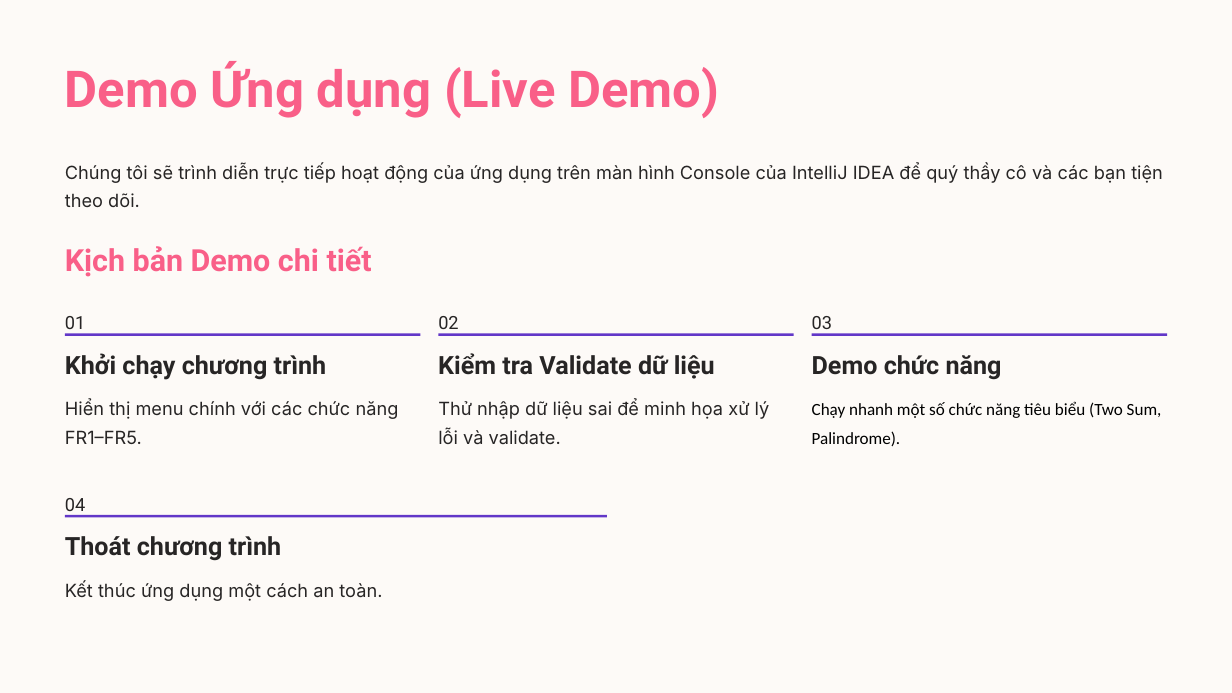
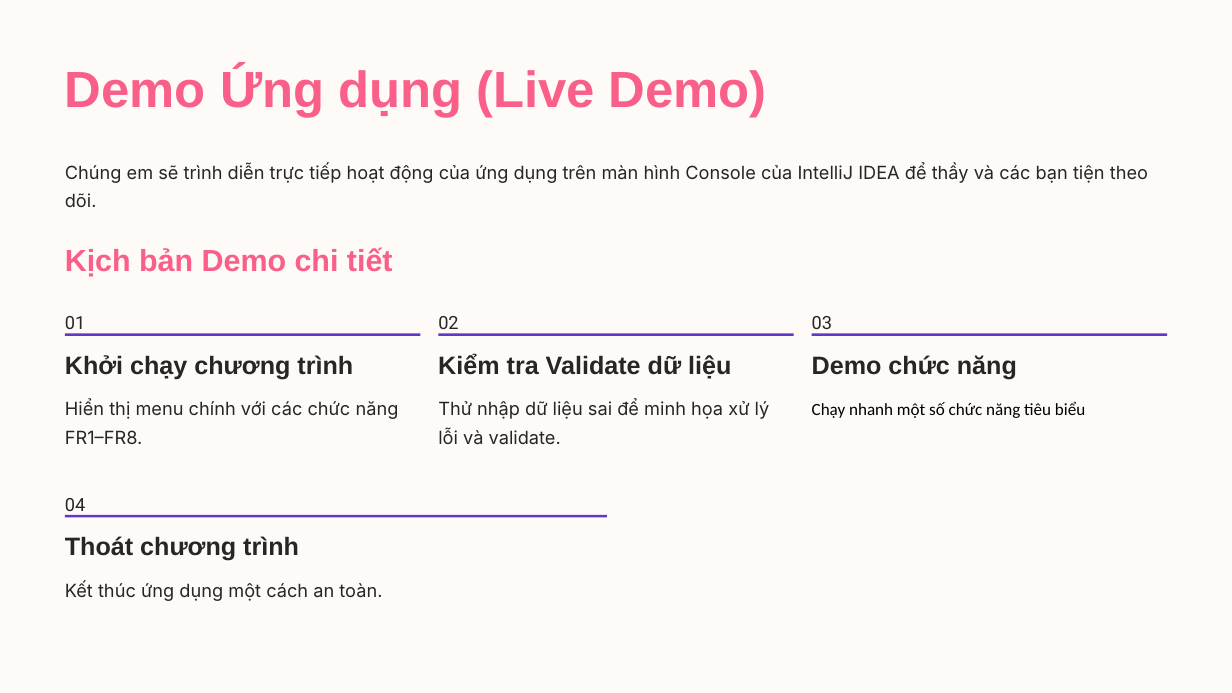
Before and after one commit to letoan0902/Java_Fundamental, a slide deck: slide 7 of BAO-CAO-MINI-PROJECT-SESSION-05-JAVA-CORE.pptx. Drawn at 1232x693 pixels with LibreOffice and Linux fonts; fonts in the diff are those of the drawing; background and template pictures are left out. Boxes give left, top, right and bottom in pixels: in the first picture for what was removed or moved away, otherwise in the second. Text is boxed around its words. In the diff, an @@ line names an element or a change of style, - is before the commit and + after.

```diff
--- a/BAO-CAO-MINI-PROJECT-SESSION-05-JAVA-CORE.pptx
+++ b/BAO-CAO-MINI-PROJECT-SESSION-05-JAVA-CORE.pptx
@@ text at (65,163,1148,207): text changed @@
-Chúng tôi sẽ trình diễn trực tiếp hoạt động của ứng dụng trên màn hình Console của IntelliJ IDEA để quý thầy cô và các bạn tiện theo dõi.
+Chúng em sẽ trình diễn trực tiếp hoạt động của ứng dụng trên màn hình Console của IntelliJ IDEA để thầy và các bạn tiện theo dõi.
@@ text at (65,400,399,444): text changed @@
-Hiển thị menu chính với các chức năng FR1–FR5.
+Hiển thị menu chính với các chức năng FR1–FR8.
@@ text at (812,401,1085,418): text changed @@
-Chạy nhanh một số chức năng tiêu biểu (Two Sum, Palindrome).
+Chạy nhanh một số chức năng tiêu biểu
@@ font Roboto to Arial in 6 elements at (65,67,767,118), (65,247,393,276), (65,355,353,379), (438,353,731,379), (812,355,1017,379), (65,536,299,561) @@
```
Also in this commit, not shown: 6 other slides changed, 2 slides added, 2 slides removed, 5 other files.
